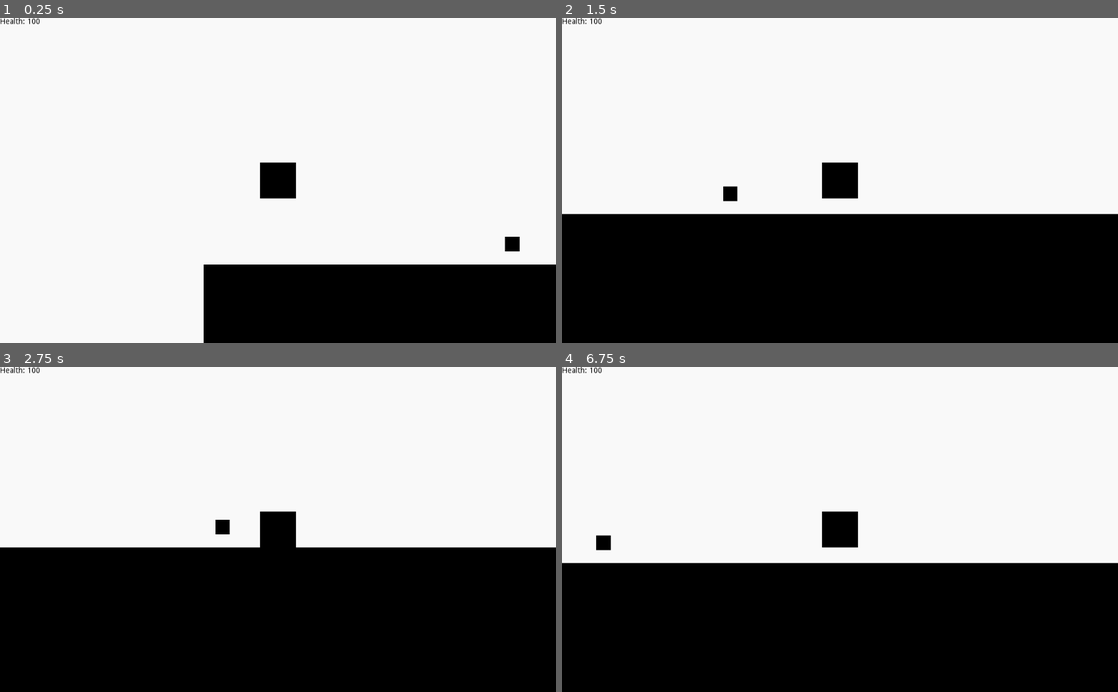
Above: before the commit, frames 1-4 (two rows, left to right).
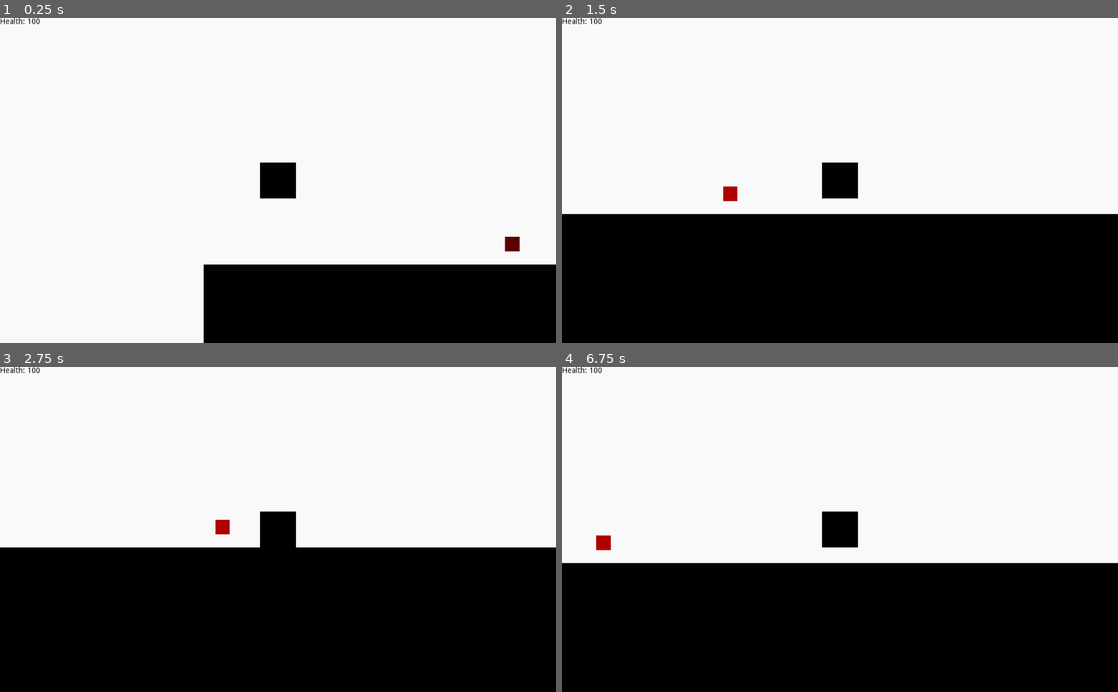
Above: after the commit, the same moments.

Repository: RavenJFelix/Square
Game: Godot game, scene res://testLevel/test.tscn
Two runs of this game, one before a commit and one after it. Both use one fixed random seed, a clock stepped at 60 frames per second and the inputs below. This scene is started directly instead of the project's main scene.
Inputs:
- Up to frame 1 (0.25 s): no input
- Up to frame 2 (1.5 s): hold Right (ui_right) from 0.53 s (still down); tap Up (ui_up) at 0.77 s
- Up to frame 3 (2.75 s): tap Up (ui_up) at 1.52 s; release Right (ui_right) at 2.03 s; hold Left (ui_left) from 2.03 s (still down)
- Up to frame 4 (6.75 s): release Left (ui_left) at 2.78 s; hold Right (ui_right) 2.78-4.28 s; tap Up (ui_up) at 3.02, 3.77, 4.52, 6.02 s; hold Left (ui_left) 4.28-5.03 s; tap Enter at 5 s; hold Right (ui_right) 5.03-5.78 s; tap Space at 5.75 s; hold Left (ui_left) from 5.78 s (still down)

The runs differ from the first frame. In frame 1, 0.1% of the frame differs, in the area x 90-94%, y 67-72%; in frame 2, 0.1%; in frame 3, 0.1%; in frame 4, 0.1%, in the area x 6-9%, y 51-57%.

Commit message:
Add damage color indicator to color block

Diff:
--- a/map/hazard/hurt-block/StaticBody2D.gd
+++ b/map/hazard/hurt-block/StaticBody2D.gd
@@ -13,12 +13,12 @@
 func _physics_process(delta):
 	var bodies = {}
 	move_and_slide(still)
-
 	for i in get_slide_count():
 		var collision = get_slide_collision(i)
 		var collider = collision.collider
 		#print("Collided with: ", collision.collider.name)
 		if collider.has_method("damage") and (not damaged.has(collider)):
+			get_parent().set_color_damaged()
 			collider.damage(get_parent().damage)
 			damaged[collider] = get_parent().damage_time
 	for damaged_body in damaged:
--- a/map/hazard/hurt-block/hurt-block.gd
+++ b/map/hazard/hurt-block/hurt-block.gd
@@ -2,3 +2,18 @@
 
 export var damage = 10
 export var damage_time = 0.75
+export var damage_color = Color(0.0, 0.0, 0.0)
+export var regular_color = Color(0.0, 0.0, 0.0)
+export var color_restore_speed = 0.05
+
+func set_color_damaged():
+	color = damage_color
+
+func set_color_regular():
+	color = regular_color
+
+func restore_color_regular():
+	color =lerp(color, regular_color, color_restore_speed)
+
+func _physics_process(delta):
+	restore_color_regular()
--- a/map/hazard/hurt-block/hurt-block.tscn
+++ b/map/hazard/hurt-block/hurt-block.tscn
@@ -9,6 +9,8 @@
 color = Color( 0, 0, 0, 1 )
 polygon = PoolVector2Array( -10, -10, 10, -10, 10, 10, -10, 10, -10, -10 )
 script = ExtResource( 1 )
+damage_color = Color( 1, 0, 0, 1 )
+regular_color = Color( 0.686275, 0, 0, 1 )
 
 [node name="StaticBody2D" type="KinematicBody2D" parent="."]
 script = ExtResource( 2 )
